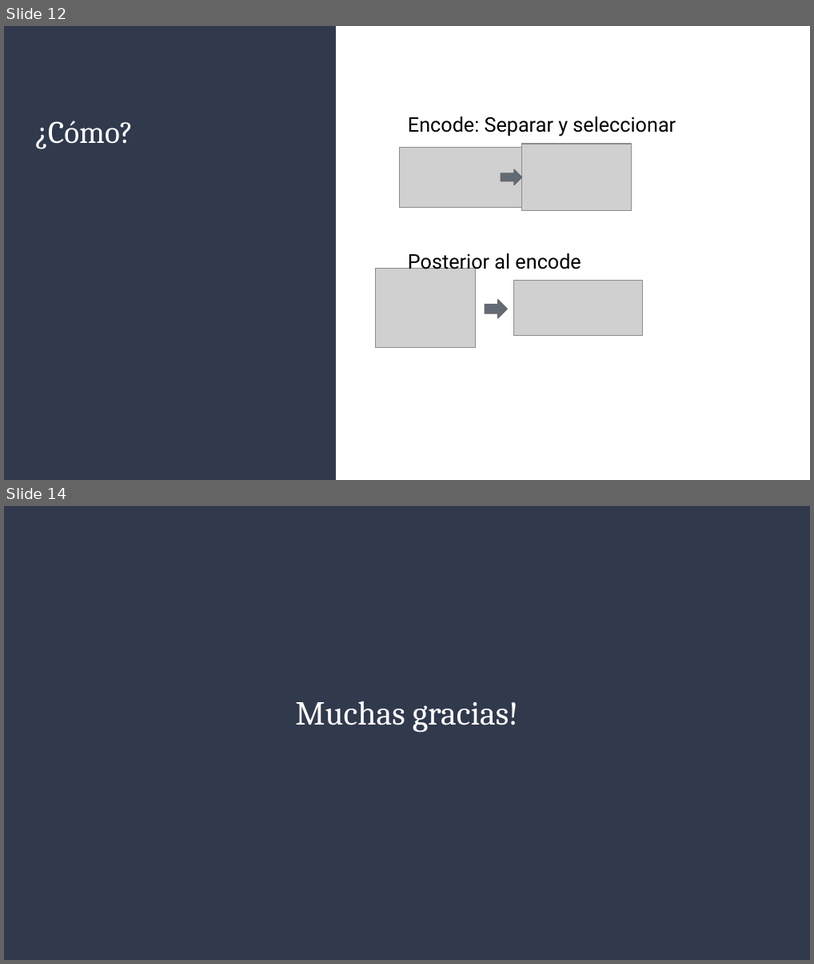
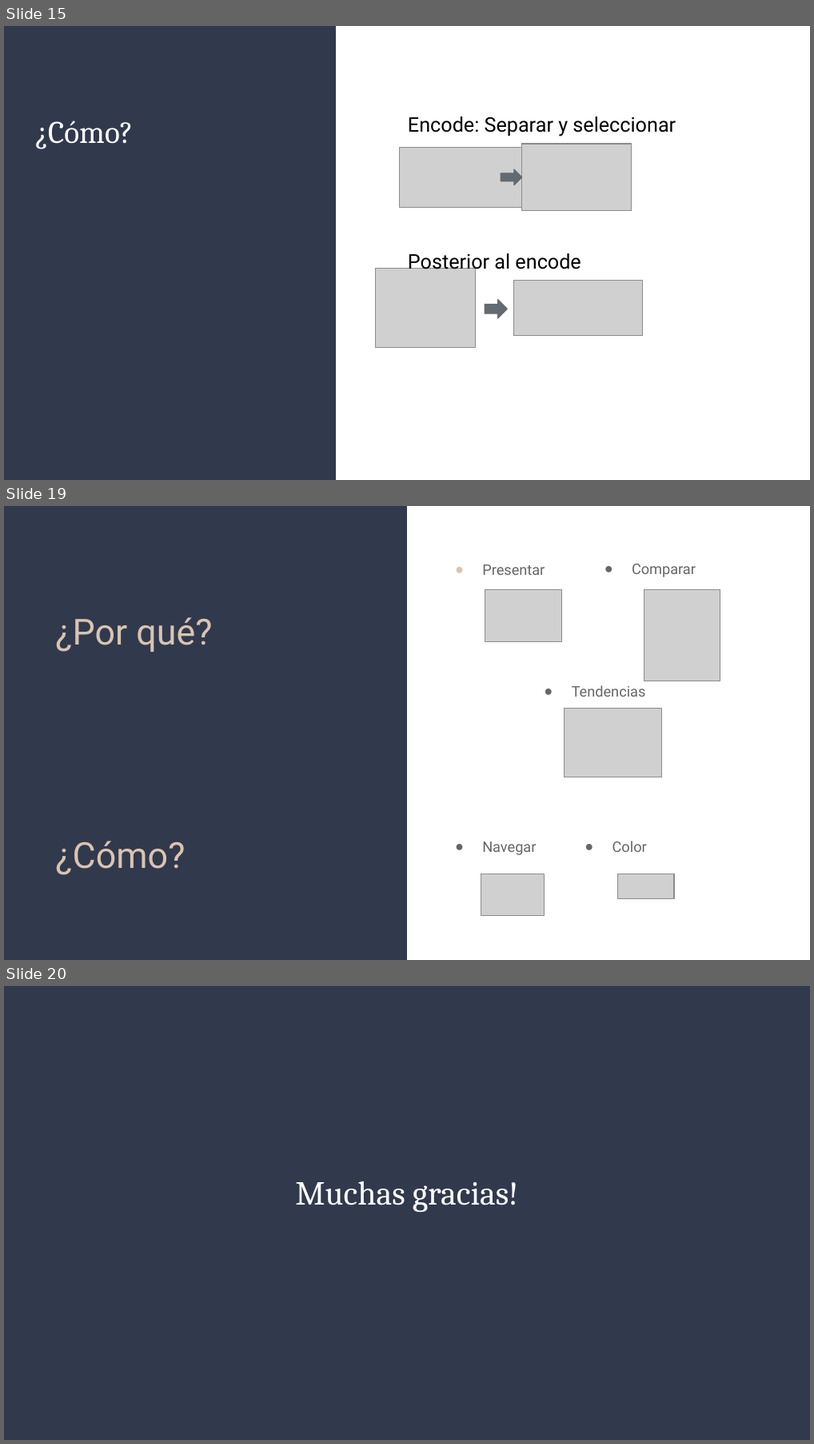
Before and after one commit to JeiberDiaz/2.-Entrega-avances-proyecto, a slide deck: Presentación proy. entrega 1.pptx. Shown one above the other, each under a label of ours: slides 12 and 14 before the commit, slides 15, 19 and 20 after it; the slides between them are not shown. The pictures are 814x964 and 814x1444 pixels, drawn with LibreOffice and Linux fonts; fonts in the diff are those of the drawing; grey boxes stand for pictures. Boxes give left, top, right and bottom in pixels: in the first picture for what was removed or moved away, otherwise in the second. Text is boxed around its words. In the diff, an @@ line names an element or a change of style, - is before the commit and + after.

```diff
--- a/Presentación proy. entrega 1.pptx
+++ b/Presentación proy. entrega 1.pptx
@@ slide 19 added at bbox=[4, 506, 810, 960], background #FFFFFF @@
@@ rectangle added at bbox=[4, 506, 407, 959], fill #31394D @@
@@ text added at bbox=[482, 564, 545, 575], 13 pt, text #666666 @@
+● Presentar
@@ text added at bbox=[632, 564, 696, 577], 13 pt, text #666666 @@
+● Comparar
@@ picture added at bbox=[486, 590, 562, 642] @@
@@ picture added at bbox=[644, 590, 721, 682] @@
@@ subtitle added at bbox=[55, 617, 212, 652], 32 pt, text #D9C4B1 @@
+¿Por qué?
@@ text added at bbox=[572, 685, 646, 696], 13 pt, text #666666 @@
+● Tendencias
@@ picture added at bbox=[565, 708, 662, 777] @@
@@ text added at bbox=[55, 840, 185, 875], 32 pt, text #D9C4B1 @@
+¿Cómo?
@@ text added at bbox=[482, 841, 536, 855], 13 pt, text #666666 @@
+● Navegar
@@ text added at bbox=[613, 840, 647, 852], 13 pt, text #666666 @@
+● Color
@@ picture added at bbox=[482, 874, 544, 916] @@
@@ picture added at bbox=[618, 874, 674, 899] @@
@@ what was slide 12 is now slide 15 @@
@@ what was slide 14 is now slide 20 @@
```
Also in this commit, not shown: 3 slides changed, 5 other slides added.
